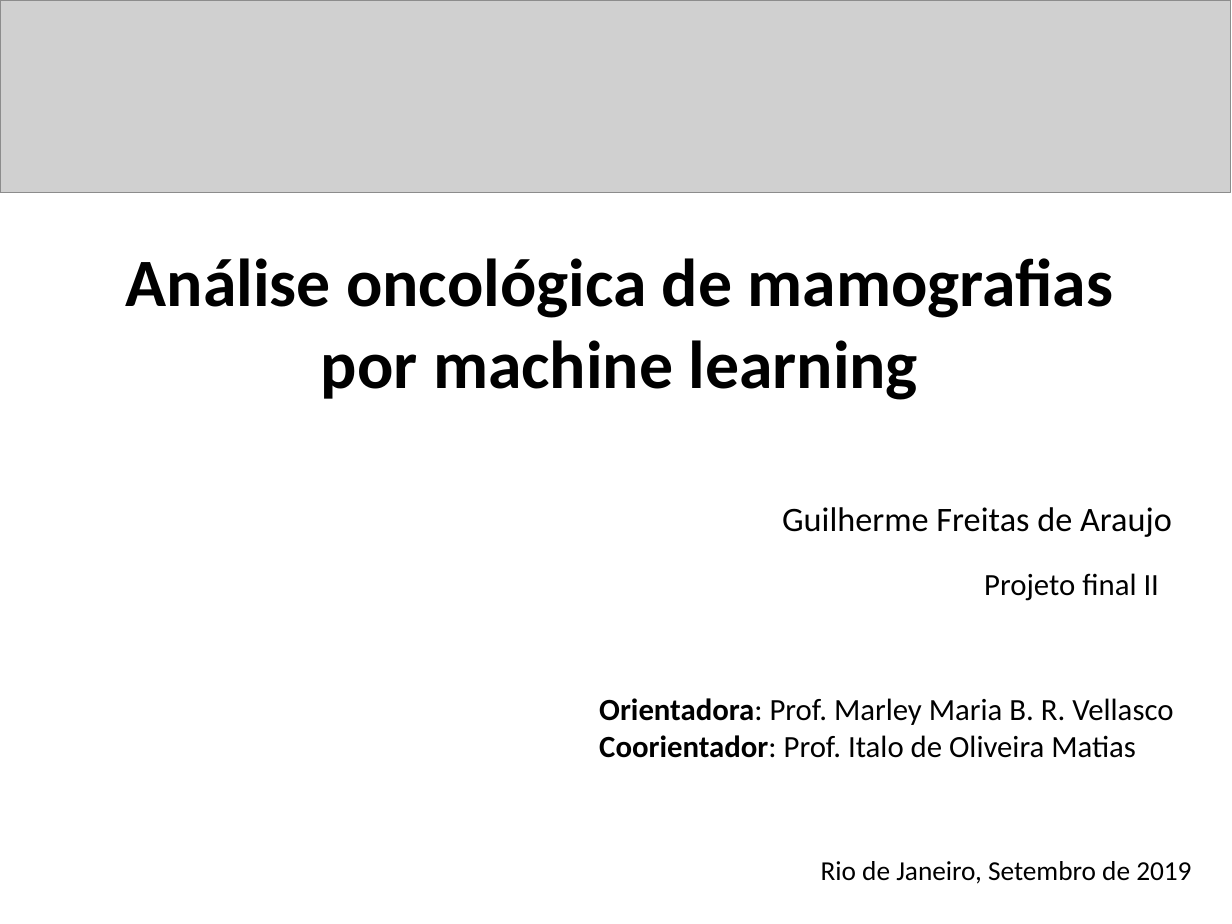
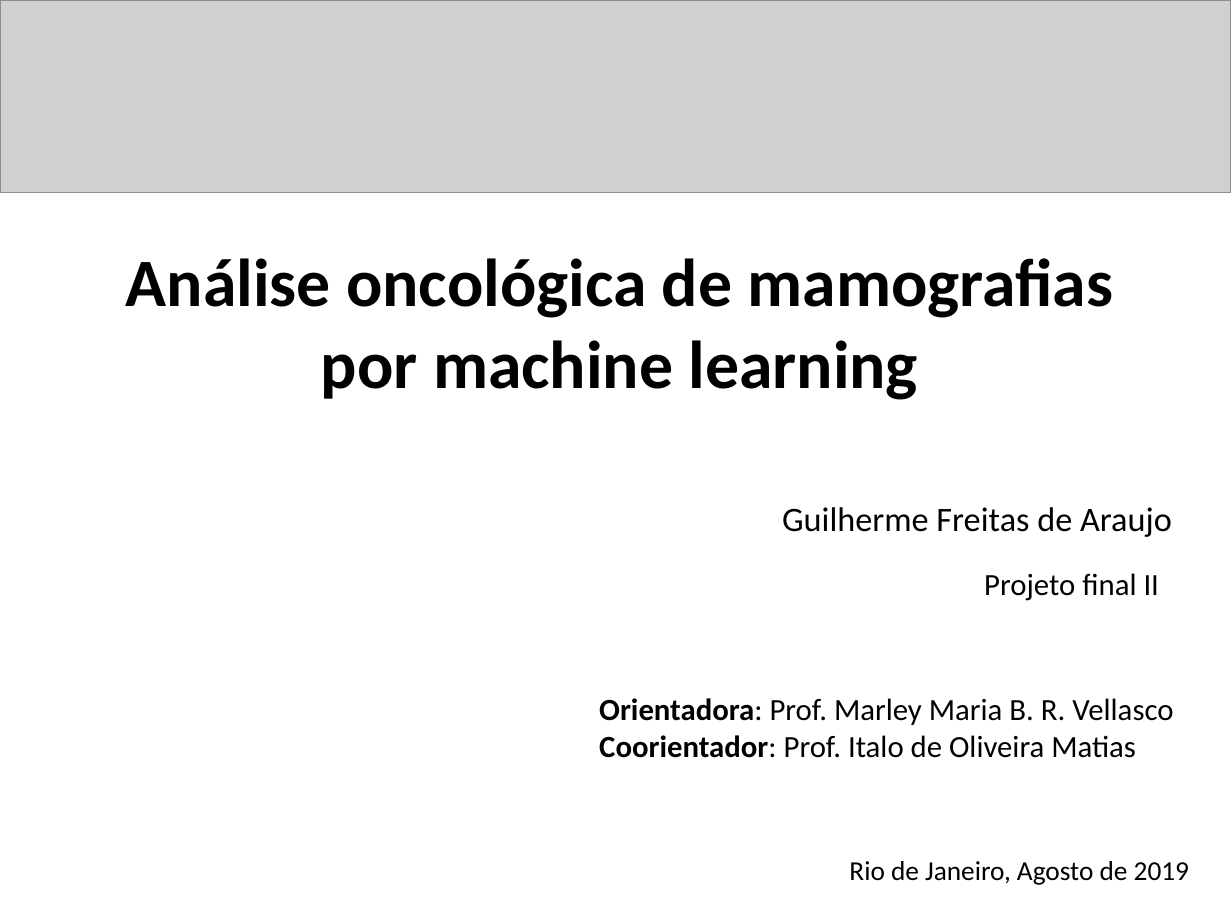
Before and after one commit to gui2524/TCC-BreastCancerNN, a slide deck: slide 1 of Projeto 2/docs/Slides_defesa.pptx. Drawn at 1232x924 pixels with LibreOffice and Linux fonts; fonts in the diff are those of the drawing; grey boxes stand for pictures. Boxes give left, top, right and bottom in pixels: in the first picture for what was removed or moved away, otherwise in the second. Text is boxed around its words. In the diff, an @@ line names an element or a change of style, - is before the commit and + after.

```diff
--- a/Projeto 2/docs/Slides_defesa.pptx
+++ b/Projeto 2/docs/Slides_defesa.pptx
@@ text at <box>849,861,1189,885</box>: text changed @@
-Rio de Janeiro, Setembro de 2019
+Rio de Janeiro, Agosto de 2019
```
Also in this commit, not shown: 1 other slide changed, 3 slides added, 1 other file.
